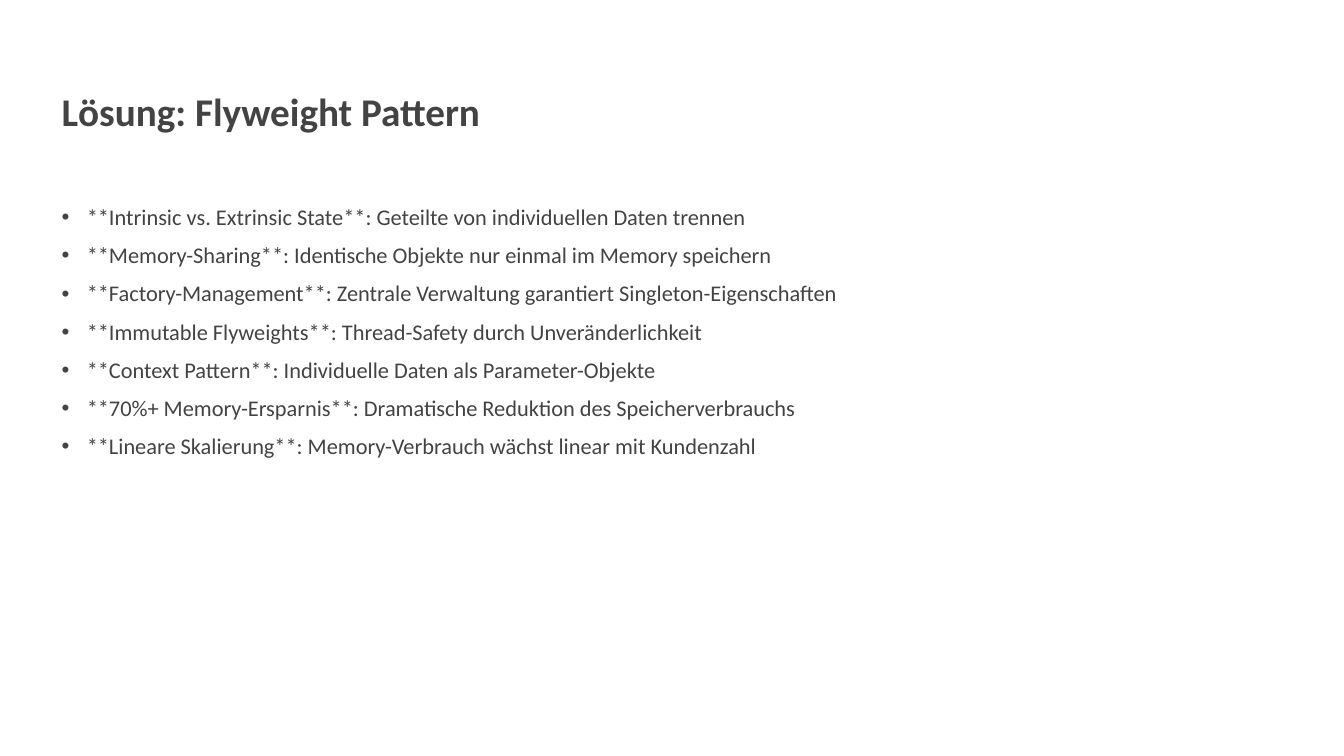
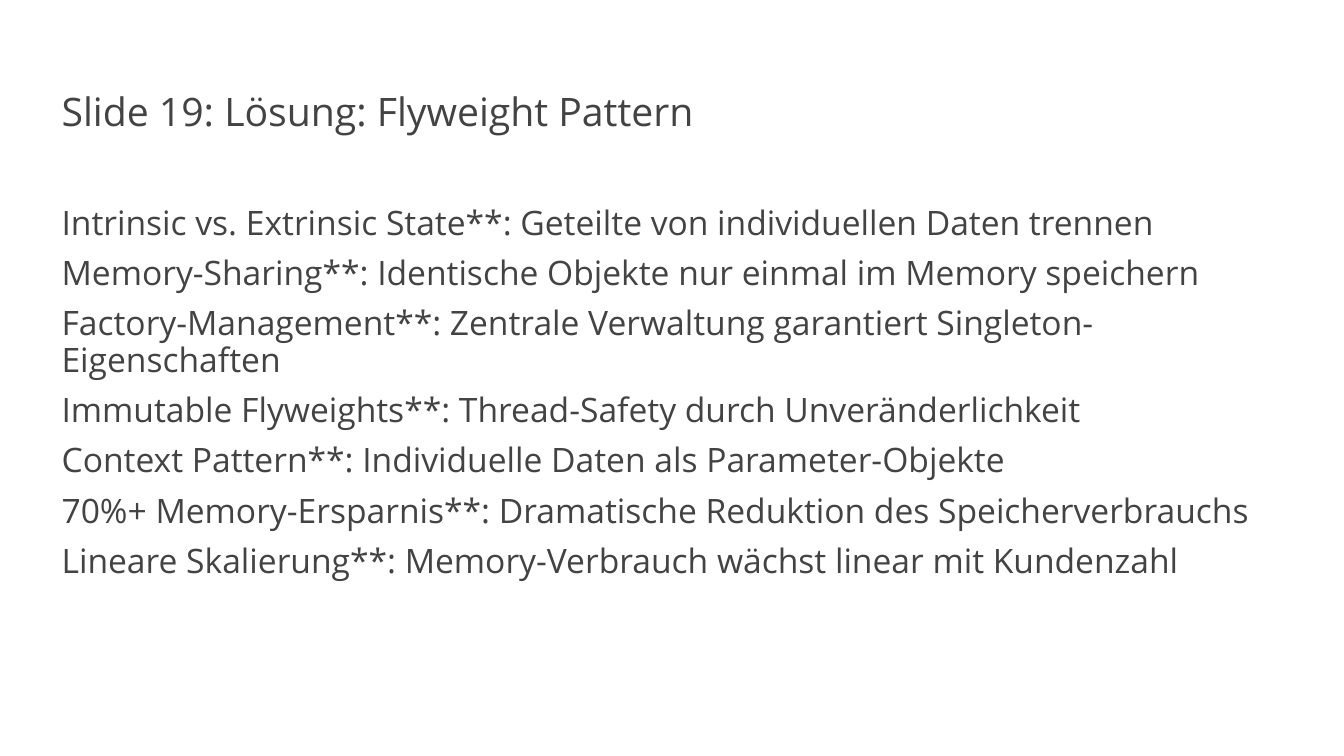
Before and after one commit to vanillacore-net/september-2025-telekom-training, a slide deck: slide 20 of presentations/powerpoint/block2-presentation.pptx. Drawn at 1344x756 pixels with LibreOffice and Linux fonts; fonts in the diff are those of the drawing; background and template pictures are left out. Boxes give left, top, right and bottom in pixels: in the first picture for what was removed or moved away, otherwise in the second. Text is boxed around its words. In the diff, an @@ line names an element or a change of style, - is before the commit and + after.

Commit message:
Fix Block 2 font issues - remove Calibri overrides
- Remove all explicit font.name = 'Calibri' settings for regular text
- Let VanillaCore.pptx template control fonts through layout inheritance
- Keep Consolas font ONLY for code blocks (Layout 9)
- Regenerate Block 2 presentation with 24 slides using proper font rules
- Create fix_block2_fonts.py script for template font compliance
- Professional appearance with template-controlled fonts

```diff
--- a/presentations/powerpoint/block2-presentation.pptx
+++ b/presentations/powerpoint/block2-presentation.pptx
@@ title at (62, 96, 693, 136): text changed; font Calibri to Open Sans; bold off @@
-Lösung: Flyweight Pattern
+Slide 19: Lösung: Flyweight Pattern
@@ text at (62, 209, 1248, 581): text changed; size 16 to 24 pt; font Calibri to Open Sans @@
-• **Intrinsic vs. Extrinsic State**: Geteilte von individuellen Daten trennen
-• **Memory-Sharing**: Identische Objekte nur einmal im Memory speichern
-• **Factory-Management**: Zentrale Verwaltung garantiert Singleton-Eigenschaften
-• **Immutable Flyweights**: Thread-Safety durch Unveränderlichkeit
-• **Context Pattern**: Individuelle Daten als Parameter-Objekte
-• **70%+ Memory-Ersparnis**: Dramatische Reduktion des Speicherverbrauchs
-• **Lineare Skalierung**: Memory-Verbrauch wächst linear mit Kundenzahl
+Intrinsic vs. Extrinsic State**: Geteilte von individuellen Daten trennen
+Memory-Sharing**: Identische Objekte nur einmal im Memory speichern
+Factory-Management**: Zentrale Verwaltung garantiert Singleton-Eigenschaften
+Immutable Flyweights**: Thread-Safety durch Unveränderlichkeit
+Context Pattern**: Individuelle Daten als Parameter-Objekte
+70%+ Memory-Ersparnis**: Dramatische Reduktion des Speicherverbrauchs
+Lineare Skalierung**: Memory-Verbrauch wächst linear mit Kundenzahl
```
Also in this commit, not shown: 18 other slides changed, 5 slides added, 5 slides removed, 2 other files.
